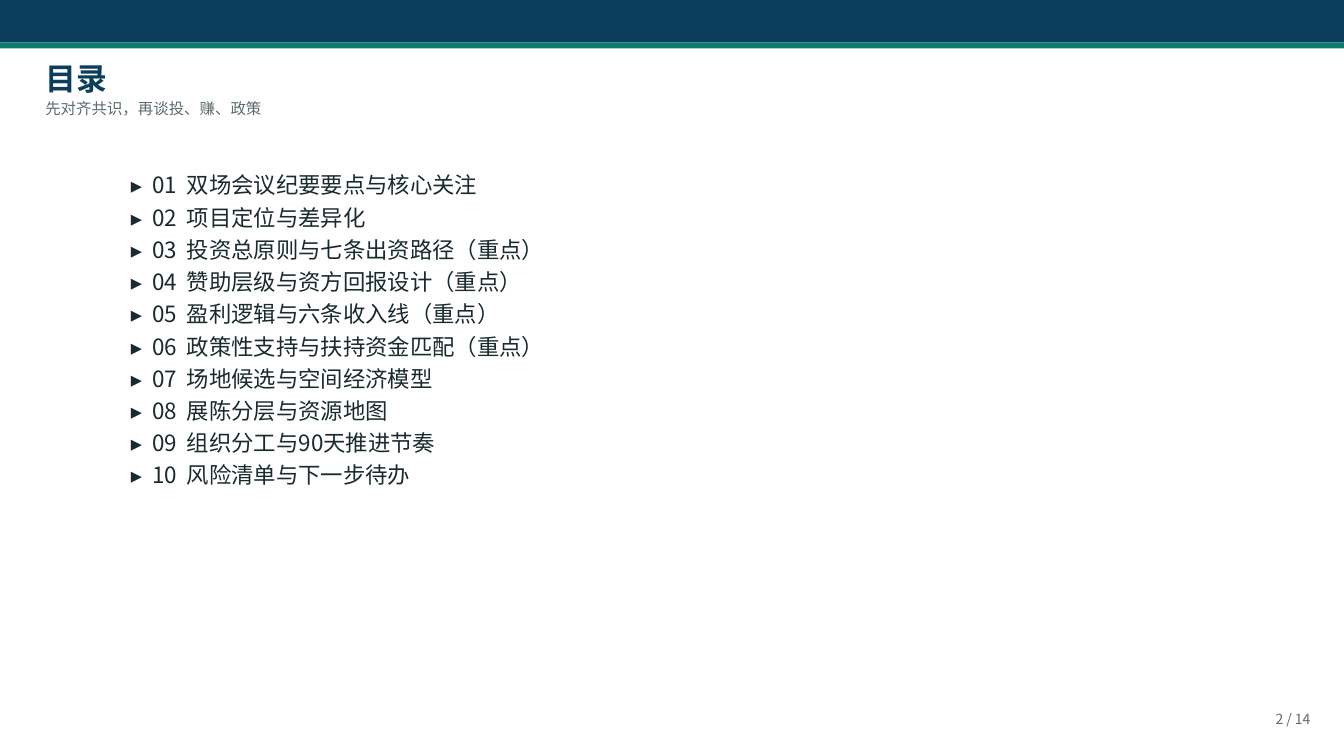
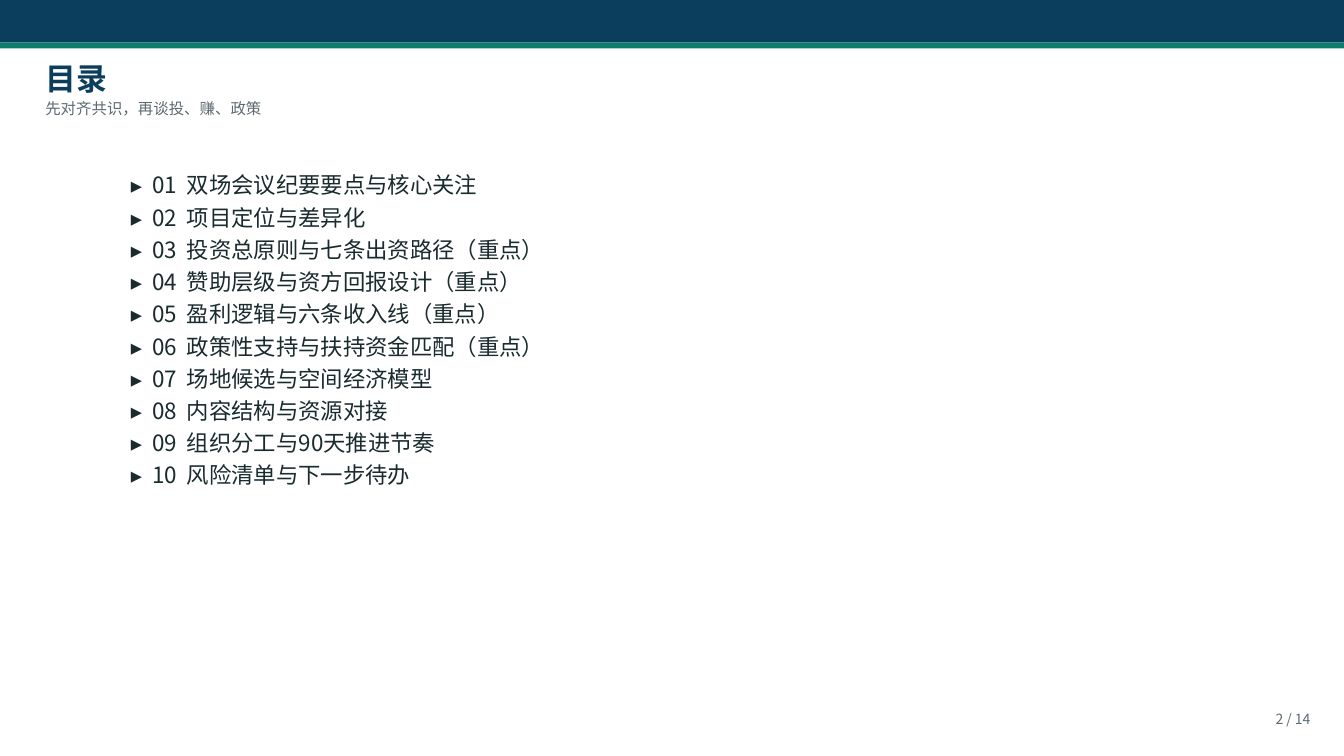
Before and after one commit to hujigang2010-maker/AIDEN, a slide deck: slide 2 of deliverables/上海AI博物馆_可执行落地方案.pptx. Drawn at 1344x756 pixels with LibreOffice and Linux fonts; fonts in the diff are those of the drawing. Boxes give left, top, right and bottom in pixels: in the first picture for what was removed or moved away, otherwise in the second. Text is boxed around its words. In the diff, an @@ line names an element or a change of style, - is before the commit and + after.

```diff
--- a/deliverables/上海AI博物馆_可执行落地方案.pptx
+++ b/deliverables/上海AI博物馆_可执行落地方案.pptx
@@ text at bbox=[152, 400, 388, 421]: text changed @@
-▸ 08 展陈分层与资源地图
+▸ 08 内容结构与资源对接
```
Also in this commit, not shown: 13 other slides changed, 7 other files.
